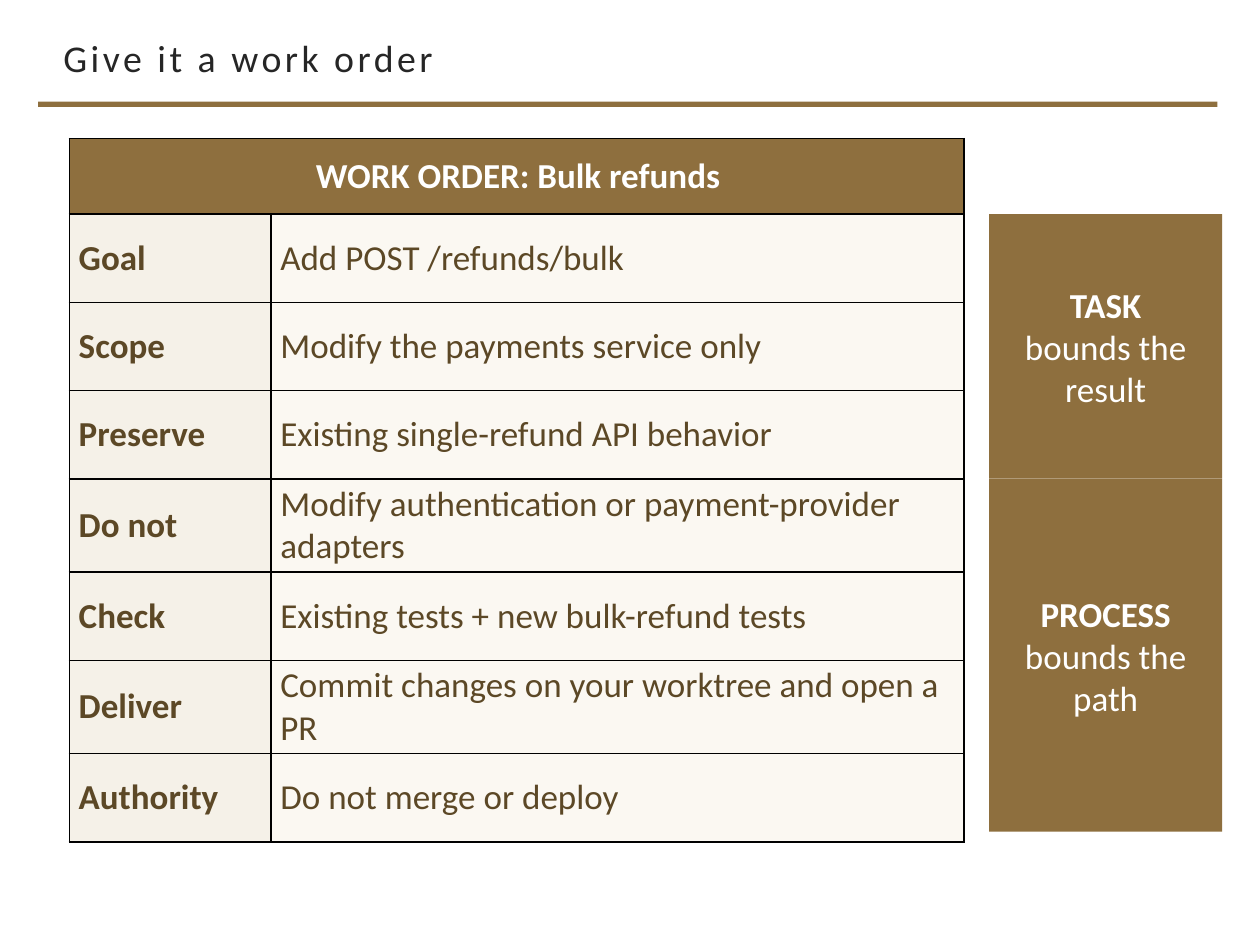
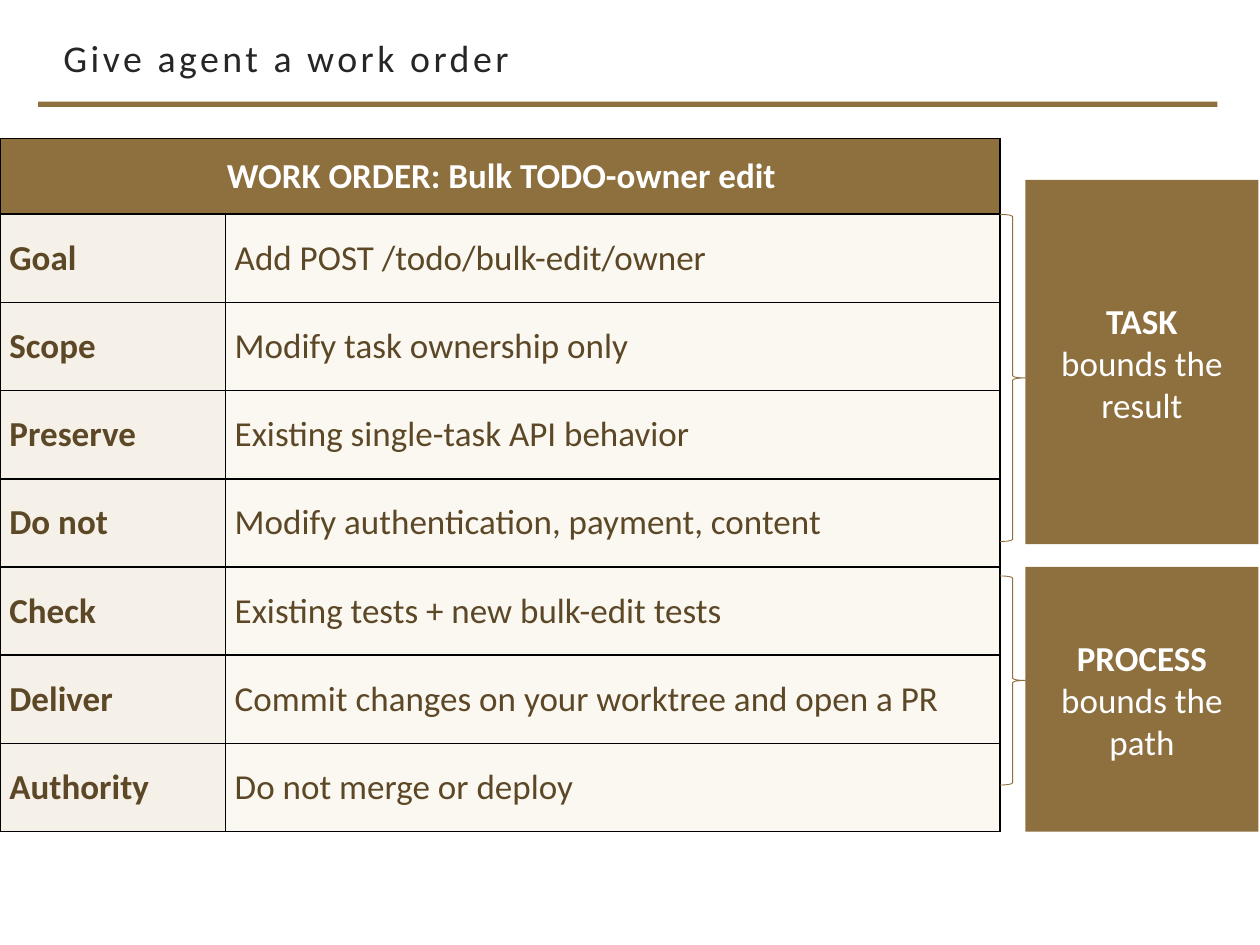
Before and after one commit to davisjam/model-based-agentic-software-engineering, a slide deck: slide 8 of course/lectures/act-2-delegation-and-control/03-alignment/2-3-Alignment.pptx. Drawn at 1260x945 pixels with LibreOffice and Linux fonts; fonts in the diff are those of the drawing; background and template pictures are left out. Boxes give left, top, right and bottom in pixels: in the first picture for what was removed or moved away, otherwise in the second. Text is boxed around its words. In the diff, an @@ line names an element or a change of style, - is before the commit and + after.

```diff
--- a/course/lectures/act-2-delegation-and-control/03-alignment/2-3-Alignment.pptx
+++ b/course/lectures/act-2-delegation-and-control/03-alignment/2-3-Alignment.pptx
@@ title at (x1=63, y1=45, x2=508, y2=79): text changed @@
-Give it a work order
+Give agent a work order
@@ table at (x1=0, y1=139, x2=1000, y2=832) @@
-row 1, column 1: WORK ORDER: Bulk refunds
+row 1, column 1: WORK ORDER: Bulk TODO-owner edit
-row 2, column 2: Add POST /refunds/bulk
+row 2, column 2: Add POST /todo/bulk-edit/owner
-row 3, column 2: Modify the payments service only
+row 3, column 2: Modify task ownership only
-row 4, column 2: Existing single-refund API behavior
+row 4, column 2: Existing single-task API behavior
-row 5, column 2: Modify authentication or payment-provider adapters
+row 5, column 2: Modify authentication, payment, content
-row 6, column 2: Existing tests + new bulk-refund tests
+row 6, column 2: Existing tests + new bulk-edit tests
@@ table resized from (x1=69, y1=139, x2=964, y2=838) to (x1=0, y1=139, x2=1000, y2=832) @@
@@ rectangle "TASK" resized from (x1=989, y1=214, x2=1222, y2=479) to (x1=1026, y1=180, x2=1259, y2=544) @@
@@ right brace added at (x1=1000, y1=214, x2=1026, y2=542), outline #8E6F3E 0.5 pt @@
@@ rectangle "PROCESS" resized from (x1=989, y1=479, x2=1222, y2=832) to (x1=1026, y1=567, x2=1259, y2=832) @@
@@ right brace added at (x1=1000, y1=576, x2=1026, y2=785), outline #8E6F3E 0.5 pt @@
```
Also in this commit, not shown: 22 other slides changed, 1 slide removed, 1 other file.
